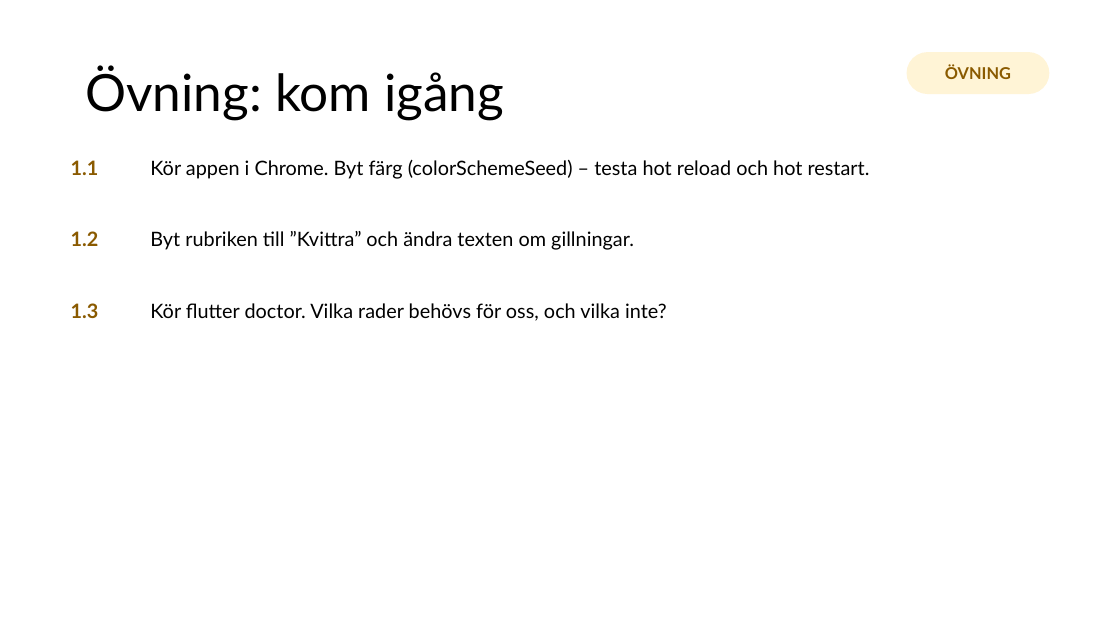
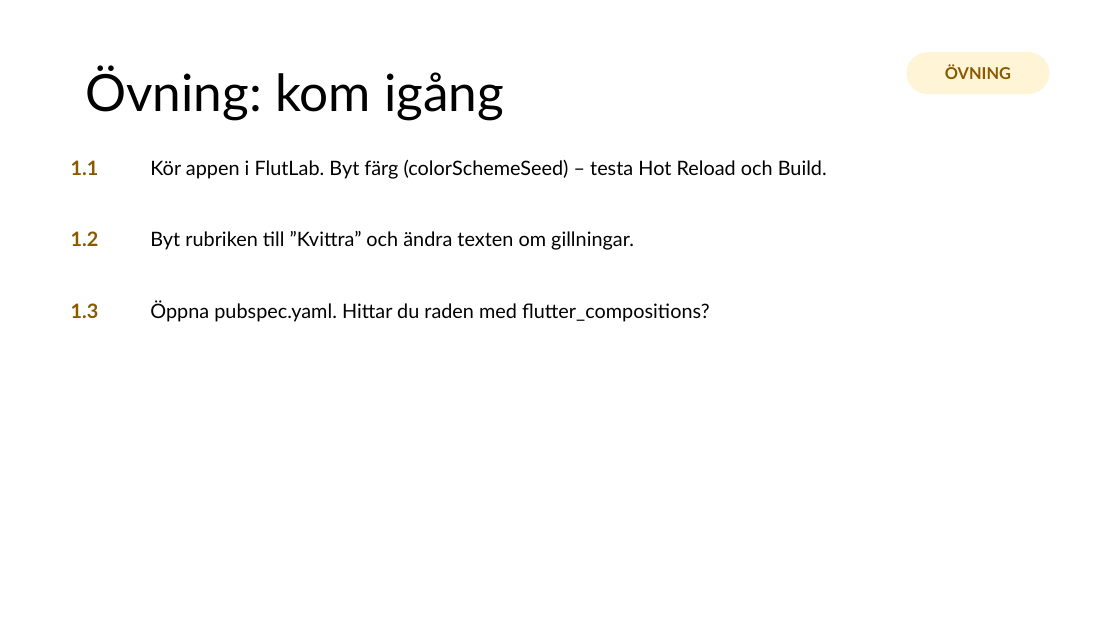
Before and after one commit to abbjetmus/pocketbase-flutter-kurs, a slide deck: slide 43 of Databaser och mobilapputveckling - sammanfattning.pptx. Drawn at 1120x630 pixels with LibreOffice and Linux fonts; fonts in the diff are those of the drawing. Boxes give left, top, right and bottom in pixels: in the first picture for what was removed or moved away, otherwise in the second. Text is boxed around its words. In the diff, an @@ line names an element or a change of style, - is before the commit and + after.

```diff
--- a/Databaser och mobilapputveckling - sammanfattning.pptx
+++ b/Databaser och mobilapputveckling - sammanfattning.pptx
@@ text at bbox=[150, 160, 827, 179]: text changed @@
-Kör appen i Chrome. Byt färg (colorSchemeSeed) – testa hot reload och hot restart.
+Kör appen i FlutLab. Byt färg (colorSchemeSeed) – testa Hot Reload och Build.
@@ text at bbox=[150, 300, 710, 322]: text changed @@
-Kör flutter doctor. Vilka rader behövs för oss, och vilka inte?
+Öppna pubspec.yaml. Hittar du raden med flutter_compositions?
```
Also in this commit, not shown: 5 other slides changed.
